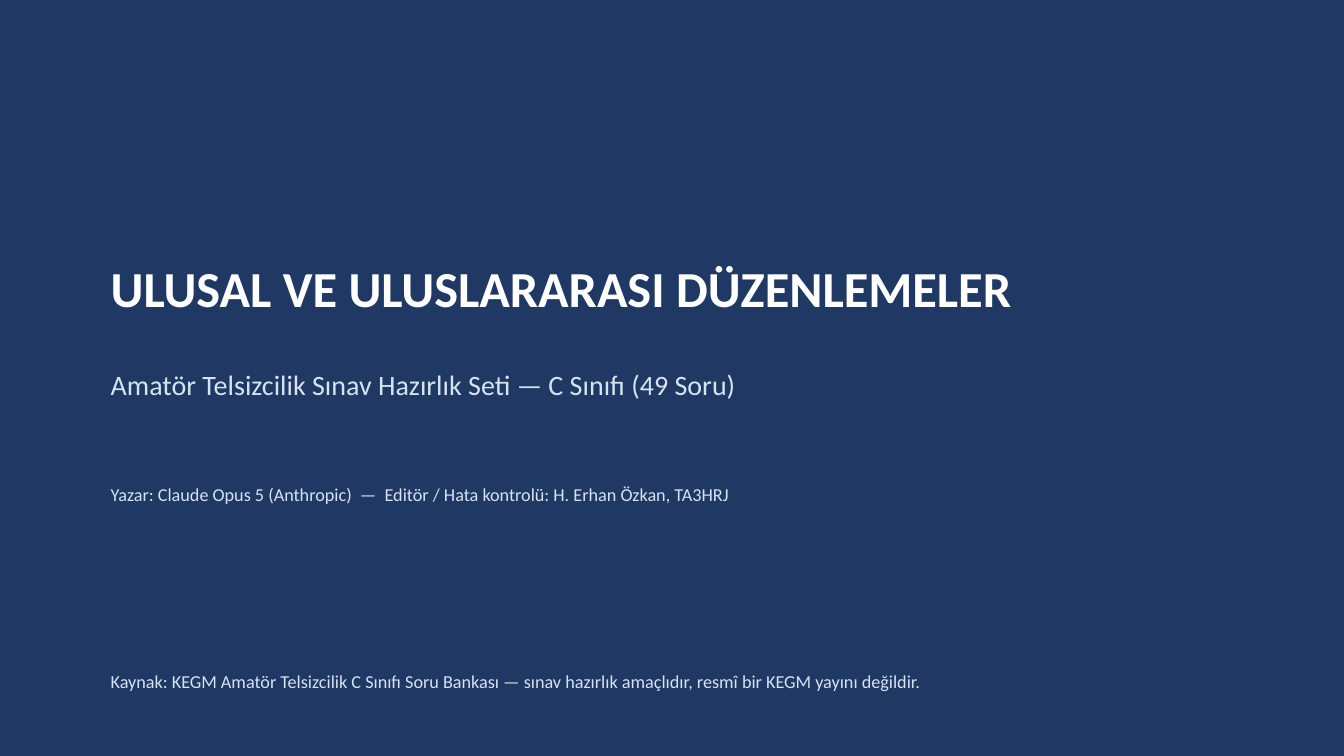
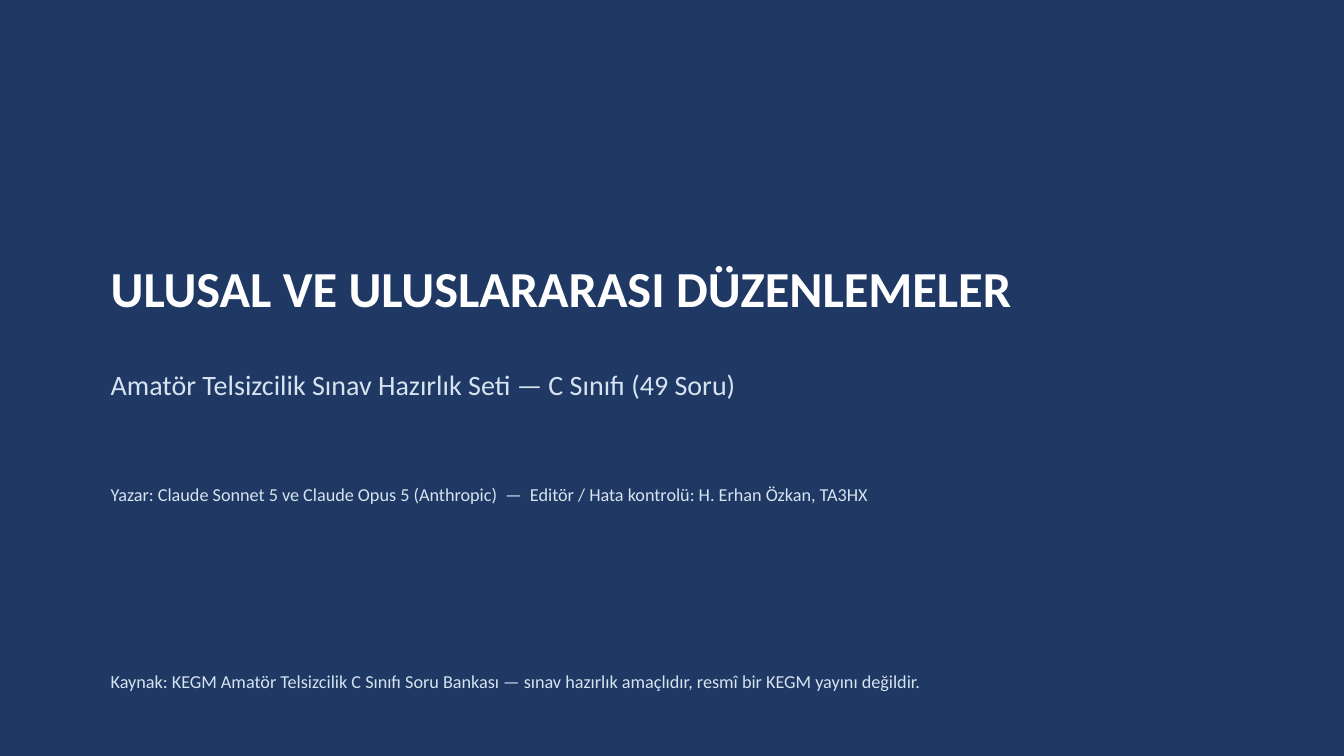
Before and after one commit to TA3HRJ/amator-telsiz-egitimi, a slide deck: slide 1 of Amator_Telsizcilik_C_Duzenlemeler_Sinav_Hazirlik_v1.0.pptx. Drawn at 1344x756 pixels with LibreOffice and Linux fonts; fonts in the diff are those of the drawing. Boxes give left, top, right and bottom in pixels: in the first picture for what was removed or moved away, otherwise in the second. Text is boxed around its words. In the diff, an @@ line names an element or a change of style, - is before the commit and + after.

```diff
--- a/Amator_Telsizcilik_C_Duzenlemeler_Sinav_Hazirlik_v1.0.pptx
+++ b/Amator_Telsizcilik_C_Duzenlemeler_Sinav_Hazirlik_v1.0.pptx
@@ text at [111,487,868,504]: text changed @@
-Yazar: Claude Opus 5 (Anthropic) — Editör / Hata kontrolü: H. Erhan Özkan, TA3HRJ
+Yazar: Claude Sonnet 5 ve Claude Opus 5 (Anthropic) — Editör / Hata kontrolü: H. Erhan Özkan, TA3HX
```
Also in this commit, not shown: 5 other files.
